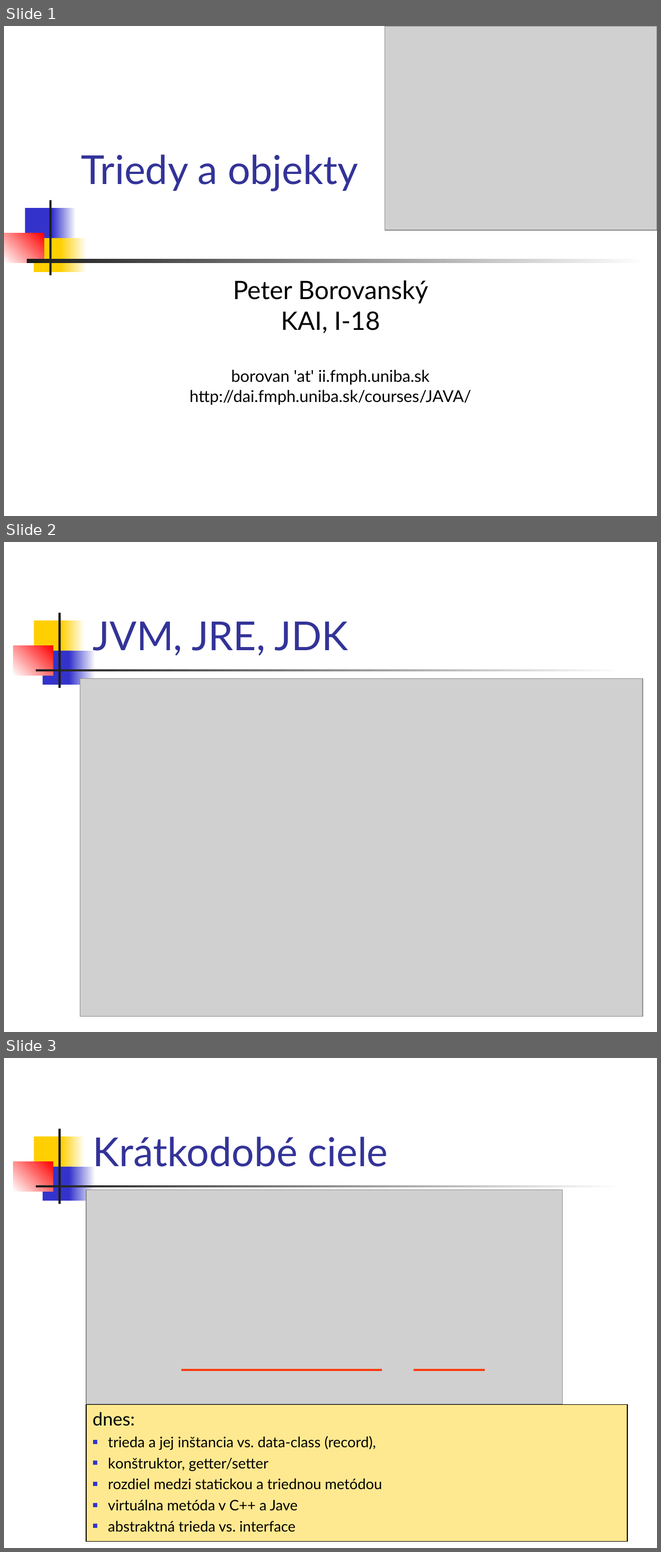
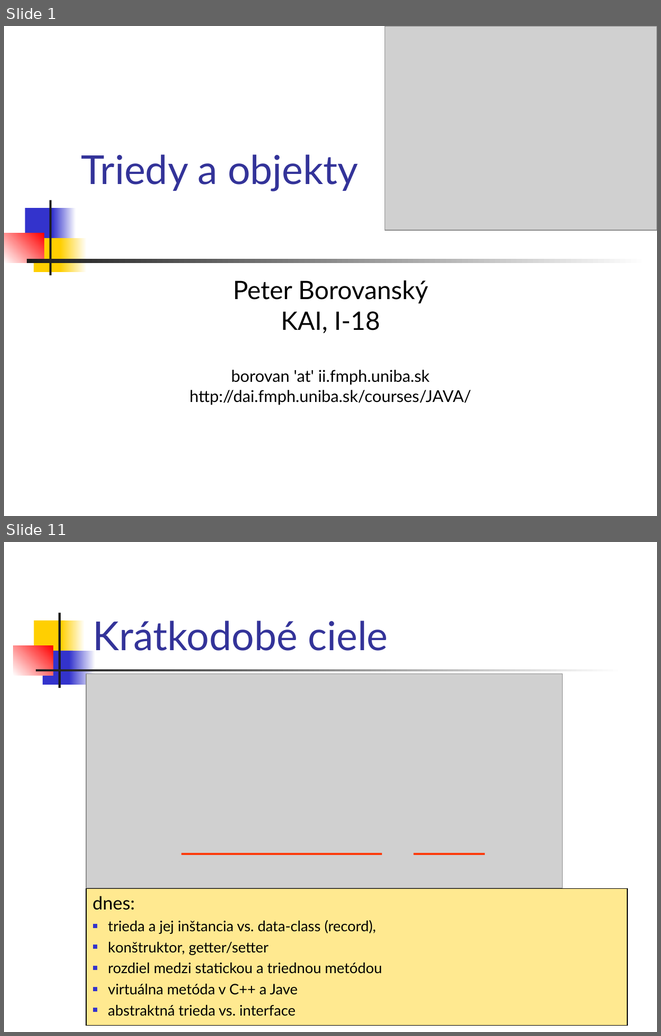
Before and after one commit to Programovanie4/Prednasky, a slide deck: 03/03_java.ppt. Shown one above the other, each under a label of ours: slides 1, 2 and 3 before the commit, slides 1 and 11 after it; the slides between them are not shown. The pictures are 661x1552 and 661x1036 pixels, drawn with LibreOffice and Linux fonts; fonts in the diff are those of the drawing; grey boxes stand for pictures. Boxes give left, top, right and bottom in pixels: in the first picture for what was removed or moved away, otherwise in the second. Text is boxed around its words. In the diff, an @@ line names an element or a change of style, - is before the commit and + after.

```diff
--- a/03/03_java.ppt
+++ b/03/03_java.ppt
@@ slide 2 removed at <box>4,542,657,1032</box>, background #FFFFFF; not listed: 7 template elements that a slide beside it also shows @@
@@ title removed at <box>93,622,348,655</box> @@
-JVM, JRE, JDK
@@ picture removed at <box>80,678,643,1016</box> @@
@@ what was slide 3 is now slide 11 @@
```
Also in this commit, not shown: 2 slides changed, 10 slides added, 1 other slide removed, 2 other files.
